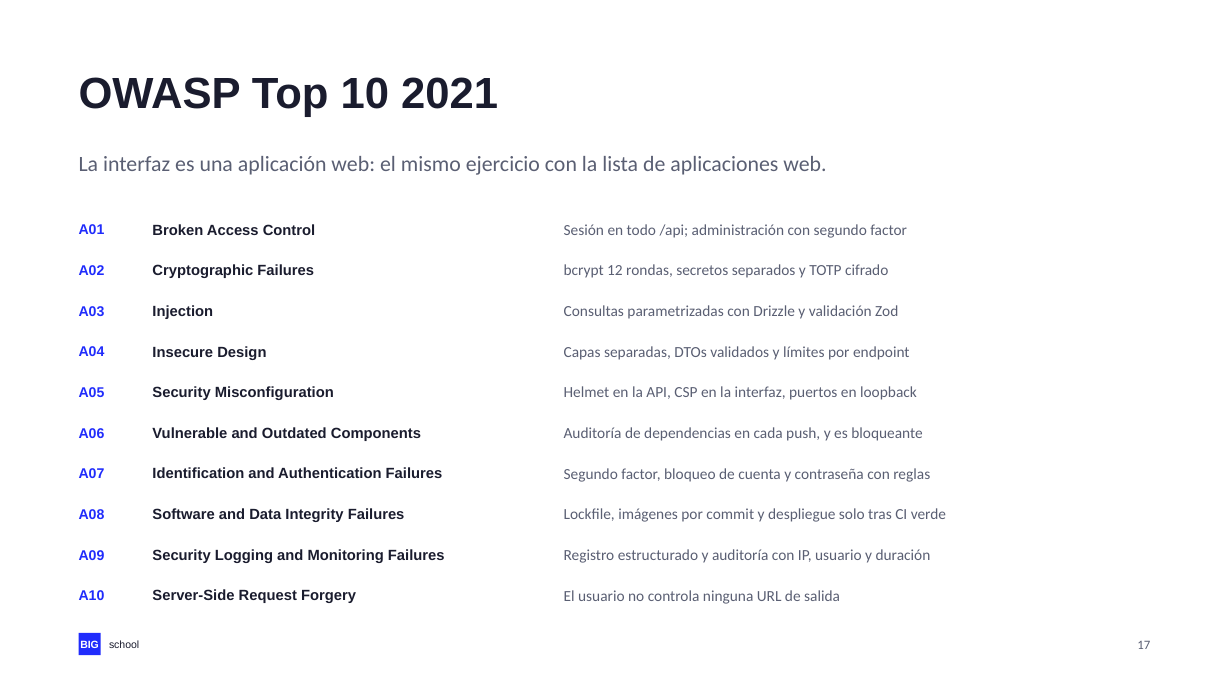
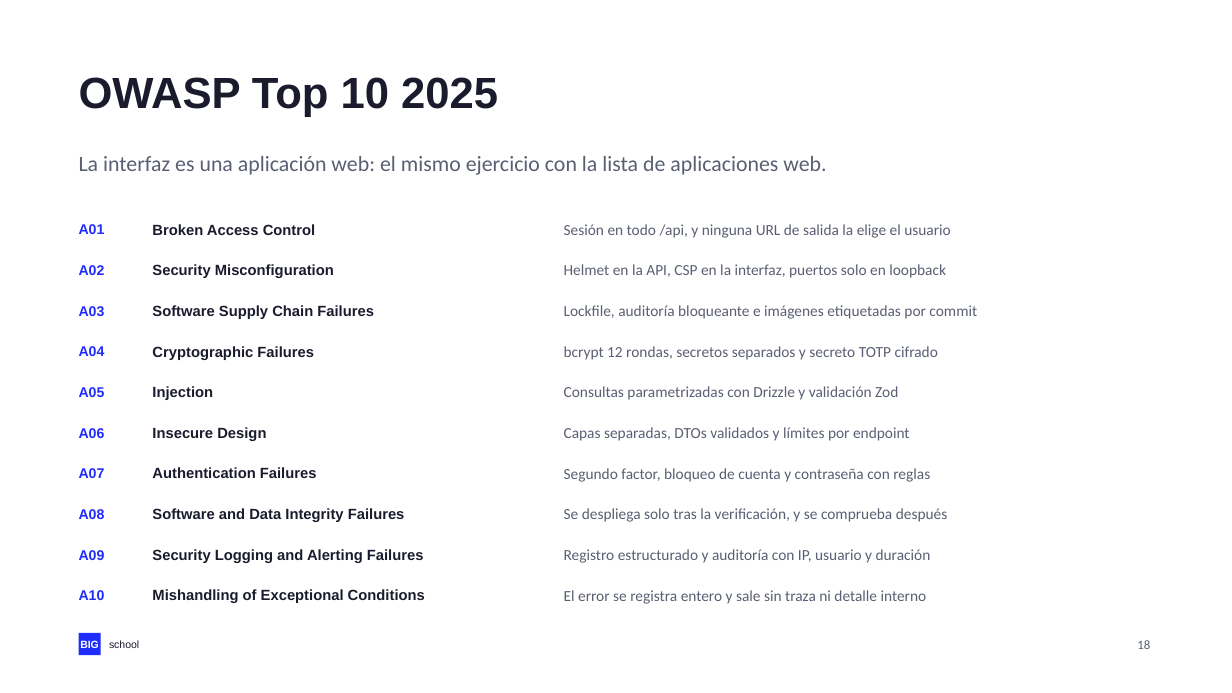
Before and after one commit to NovilloQuinta/intelligent-automotive-diagnostics, a slide deck: slide 18 of docs/presentacion/tfm-intelligent-automotive-diagnostics.pptx (slide 17 before the commit). Drawn at 1232x693 pixels with LibreOffice and Linux fonts; fonts in the diff are those of the drawing. Boxes give left, top, right and bottom in pixels: in the first picture for what was removed or moved away, otherwise in the second. Text is boxed around its words. In the diff, an @@ line names an element or a change of style, - is before the commit and + after.

```diff
--- a/docs/presentacion/tfm-intelligent-automotive-diagnostics.pptx
+++ b/docs/presentacion/tfm-intelligent-automotive-diagnostics.pptx
@@ text at [79,77,498,117]: text changed @@
-OWASP Top 10 2021
+OWASP Top 10 2025
@@ text at [564,224,951,238]: text changed @@
-Sesión en todo /api; administración con segundo factor
+Sesión en todo /api, y ninguna URL de salida la elige el usuario
@@ text "Security Misconfiguration": place and size @@
-text "Security Misconfiguration" at [152,386,334,400]
+text "Security Misconfiguration" at [152,264,334,278]
@@ text at [564,264,946,278]: text changed @@
-bcrypt 12 rondas, secretos separados y TOTP cifrado
+Helmet en la API, CSP en la interfaz, puertos solo en loopback
@@ text added at [152,305,374,319], 11.5 pt, text #1A1C2E, bold @@
+Software Supply Chain Failures
@@ text added at [564,305,977,319], 12 pt, text #5A5F73 @@
+Lockfile, auditoría bloqueante e imágenes etiquetadas por commit
@@ text added at [564,346,938,360], 12 pt, text #5A5F73 @@
+bcrypt 12 rondas, secretos separados y secreto TOTP cifrado
@@ text removed at [564,386,917,400] @@
-Helmet en la API, CSP en la interfaz, puertos en loopback
@@ 5 texts: place and size @@
-5 texts at [152,264,910,360]
+5 texts at [152,346,910,441]
@@ text removed at [152,427,421,441] @@
-Vulnerable and Outdated Components
@@ text removed at [564,427,922,441] @@
-Auditoría de dependencias en cada push, y es bloqueante
@@ text at [152,467,317,478]: text changed @@
-Identification and Authentication Failures
+Authentication Failures
@@ text at [564,508,948,522]: text changed @@
-Lockfile, imágenes por commit y despliegue solo tras CI verde
+Se despliega solo tras la verificación, y se comprueba después
@@ text at [152,549,424,563]: text changed @@
-Security Logging and Monitoring Failures
+Security Logging and Alerting Failures
@@ text at [152,589,425,603]: text changed @@
-Server-Side Request Forgery
+Mishandling of Exceptional Conditions
@@ text at [564,590,927,604]: text changed @@
-El usuario no controla ninguna URL de salida
+El error se registra entero y sale sin traza ni detalle interno
@@ text at [1137,640,1150,649]: text changed @@
-17
+18
```
Also in this commit, not shown: 2 other slides changed, 3 other files.
